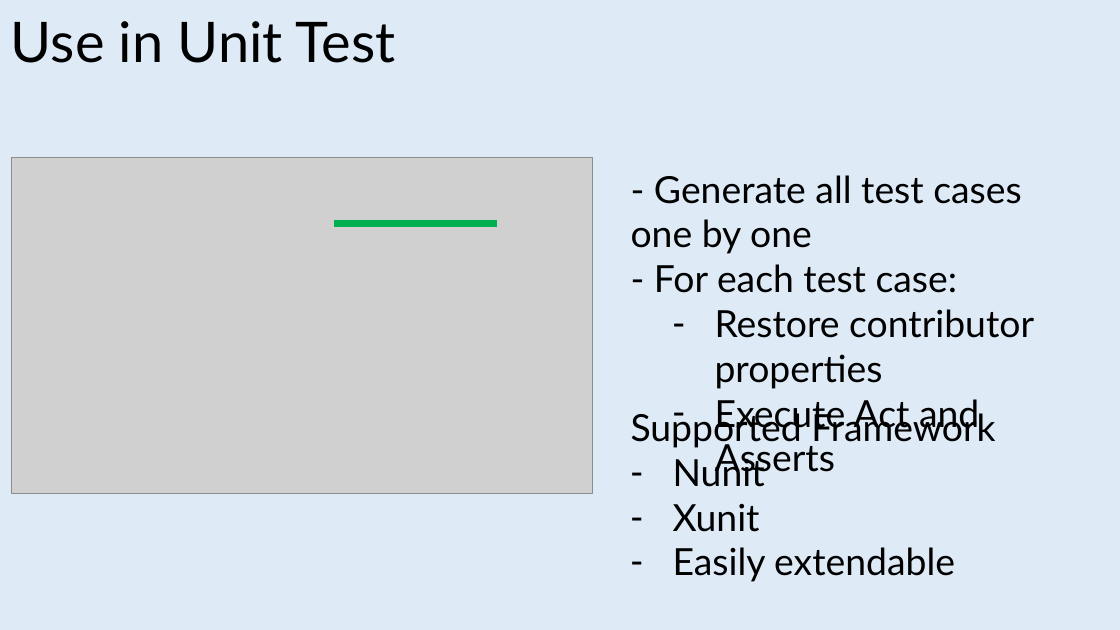
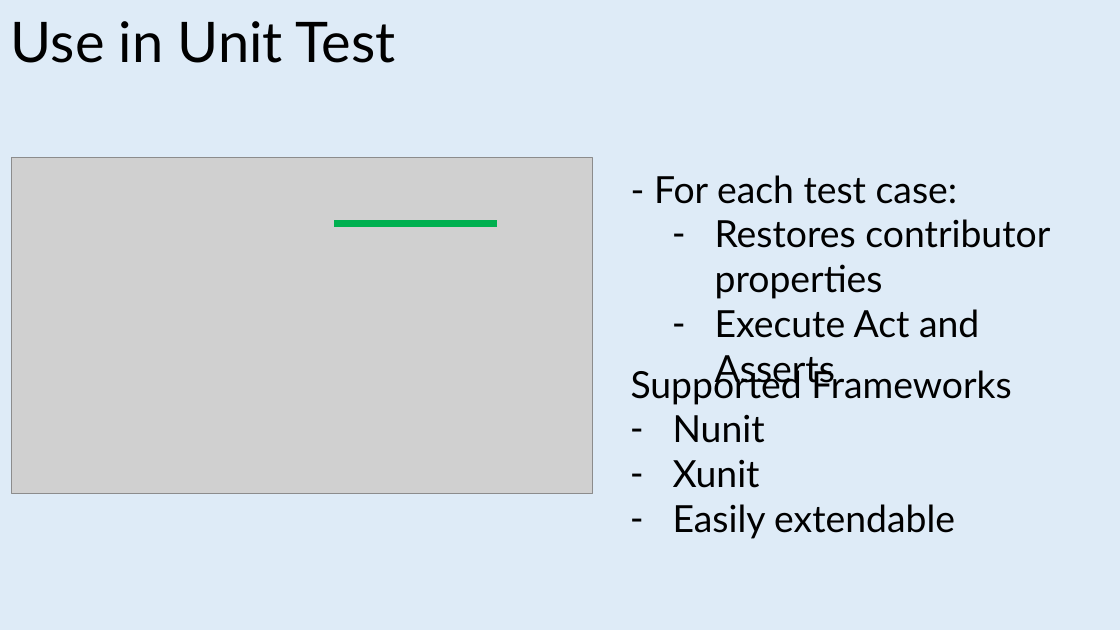
Before and after one commit to jeromerg/NCase, a slide deck: slide 11 of src/NCase.Doc/intern/ReadmeCaroussel.pptx. Drawn at 1120x630 pixels with LibreOffice and Linux fonts; fonts in the diff are those of the drawing; grey boxes stand for pictures. Boxes give left, top, right and bottom in pixels: in the first picture for what was removed or moved away, otherwise in the second. Text is boxed around its words. In the diff, an @@ line names an element or a change of style, - is before the commit and + after.

```diff
--- a/src/NCase.Doc/intern/ReadmeCaroussel.pptx
+++ b/src/NCase.Doc/intern/ReadmeCaroussel.pptx
@@ text at bbox=[631, 175, 1021, 254]: paragraph removed @@
-- Generate all test cases one by one
@@ text at bbox=[715, 219, 1050, 299]: text changed @@
-  – Restore contributor properties
+  – Restores contributor properties
@@ text "Supported Frameworks": place and size @@
-text "Supported Frameworks" at bbox=[631, 409, 995, 582]
+text "Supported Frameworks" at bbox=[631, 365, 1012, 539]
@@ text at bbox=[631, 365, 1012, 405]: text changed @@
-Supported Framework
+Supported Frameworks
```
Also in this commit, not shown: 1 other slide changed, 5 slides added, 3 other files.
